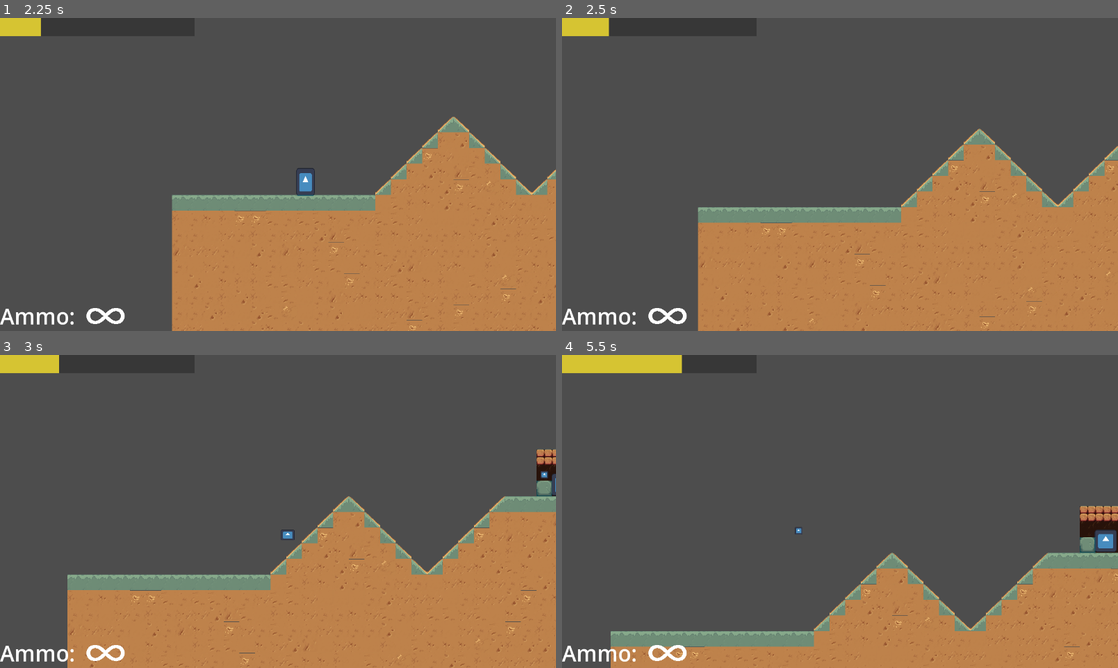
Above: before the commit, frames 1-4 (two rows, left to right).
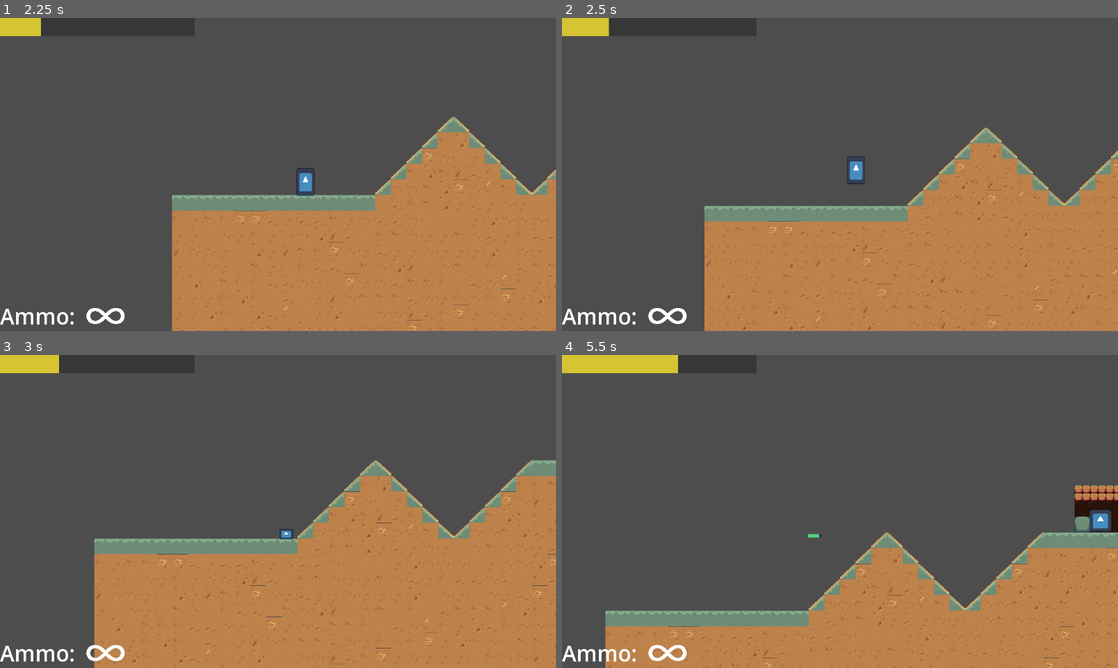
Above: after the commit, the same moments.

Repository: dzfrias/gladiator
Game: Godot game, scene res://scenes/test_scene.tscn
The game is run twice, just before and just after one commit, with the same random seed, the same clock (stepped at 60 frames per second) and the same inputs. The engine's default icon, where the game draws it, is replaced by a stand-in: a white triangle on a blue panel in a dark square. Sound files missing from this copy of the repository are replaced by a short silence.
Inputs (mouse positions are in pixels of both pictures, inside the frame that each line leads up to):
- Up to frame 1 (2.25 s): click "Enter Mission" at 0.5 s; move the mouse to (111, 315) at 1.27 s; hold S (crouch) 1.28-2.03 s; hold D (right) from 1.28 s (still down); tap Space (jump) at 1.52, 1.55, 1.82, 2.1 s; move the mouse to (166, 190) at 2.02 s
- Up to frame 2 (2.5 s): keep holding D (right); tap Space (jump) at 2.27 s; tap S (crouch) at 2.3 s
- Up to frame 3 (3 s): tap Space (jump) at 2.57 s; move the mouse to (333, 442) at 2.77 s; release D (right) at 2.78 s; hold A (left) from 2.78 s (still down); hold S (crouch) from 2.78 s (still down)
- Up to frame 4 (5.5 s): tap Space (jump) at 3.05, 3.77, 4.07, 4.52, 4.55, 4.82, 5.27 s; move the mouse to (812, 574) at 3.52 s; release A (left) at 3.53 s; release S (crouch) at 3.53 s; hold D (right) 3.53-5.03 s; click (812, 574) at 3.6 s; tap S (crouch) at 3.8, 5.3 s; move the mouse to (1006, 558) at 4.27 s; hold I (interact) 4.28-5.03 s; move the mouse to (673, 464) at 5.02 s; hold A (left) from 5.03 s (still down); tap E (roll) at 5.1 s

Frame 1 is identical in both runs. In frame 2, 3.6% of the frame differs, in the area x 24-100%, y 34-100%; in frame 3, 14%, in the area x 12-100%, y 30-100%; in frame 4, 12%.

Commit message:
fix conditions of player burrowing

Diff:
--- a/scripts/player/player.gd
+++ b/scripts/player/player.gd
@@ -76,7 +76,7 @@
 			if Input.is_action_pressed("crouch") and Input.is_action_pressed("jump"):
 				if is_on_platform():
 					set_collision_mask_value(Math.ilog2(Constants.PLATFORM_LAYER) + 1, false)
-				else:
+				elif is_on_floor():
 					_burrow()
 					return
 			else:
